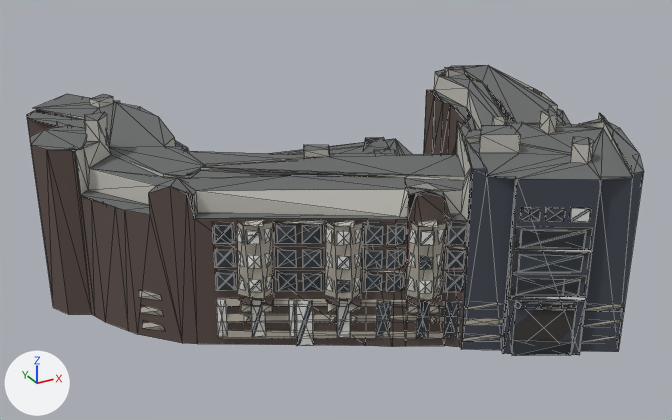
Renders of the glTF model public/canal-drive/models/oba-staatsliedenbuurt.lod1.glb from each side of a commit.
Rendered twice from a 50 mm camera at (-44.5, -113.6, 60.6) aimed at (12.7, -9.6, 8.6). The axes (+X, +Y, +Z) are drawn at lower left. The lights are the same throughout. The picture after the commit comes second. Mesh edges are drawn as thin lines. Where no turn or scale is listed for an object, it has been applied to the vertices. Vertices at exactly the same position are counted once.

Objects in the first picture: 'oba-staatsliedenbuurt'.
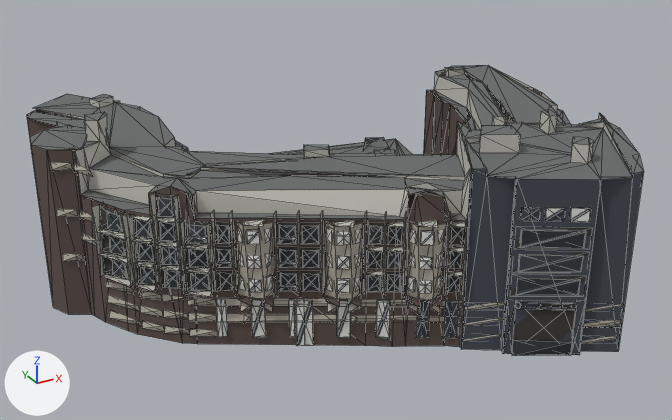
What differs and where, as boxes (x1, y1, x2, y2) in the pictures (672 x 420 px):
part 1 of me_oba_staatsliedenbuurt, rebuilt (32% narrower)
    before: (386, 251, 404, 268)
    after: (388, 251, 400, 268)
part 2 of me_oba_staatsliedenbuurt, rebuilt (32% narrower)
    before: (365, 225, 383, 244)
    after: (369, 226, 381, 244)
part 3 of me_oba_staatsliedenbuurt, rebuilt
    before: (371, 270, 406, 273)
    after: (366, 270, 383, 276)
part 4 of me_oba_staatsliedenbuurt, rebuilt (39% narrower)
    before: (216, 250, 233, 267)
    after: (219, 250, 229, 267)
part 5 of me_oba_staatsliedenbuurt, rebuilt
    before: (445, 246, 467, 249)
    after: (449, 247, 464, 252)
part 6 of me_oba_staatsliedenbuurt, rebuilt (35% narrower)
    before: (215, 226, 231, 243)
    after: (218, 226, 228, 243)
part 7 of me_oba_staatsliedenbuurt, rebuilt (24% narrower)
    before: (365, 274, 381, 291)
    after: (368, 275, 380, 291)
part 8 of me_oba_staatsliedenbuurt, rebuilt (22% narrower)
    before: (386, 275, 403, 292)
    after: (387, 275, 400, 292)
part 9 of me_oba_staatsliedenbuurt, deleted
    before: (330, 224, 620, 343)
part 10 of me_oba_staatsliedenbuurt, built on
    before: (139, 221, 624, 343)
    after: (37, 162, 624, 343)

The change, as a diff of the scene's bpy script:
```diff
--- a/public/canal-drive/models/oba-staatsliedenbuurt.lod1.glb.py
+++ b/public/canal-drive/models/oba-staatsliedenbuurt.lod1.glb.py
@@ me_oba_staatsliedenbuurt @@
 # used by ob_oba_staatsliedenbuurt; location = (15.3, -9.0, 12.6)
-me_oba_staatsliedenbuurt.from_pydata(...)  # 2179 vertices, 2573 faces; spans x -40.8..40.8, y -37.0..37.0, z -12.6..12.6
+me_oba_staatsliedenbuurt.from_pydata(...)  # 2638 vertices, 3092 faces; spans x -40.8..40.8, y -37.0..37.0, z -12.6..12.6
+# me_oba_staatsliedenbuurt part 1: the loose piece of 4 vertices spanning x -7.9..-6.0, y -23.6..-22.3, z -1.9..0.4 is rebuilt with 4 vertices and now spans x -7.8..-6.4, y -23.4..-22.5, z -1.8..0.3, in mat_glass (dark grey #3a4046)
+# me_oba_staatsliedenbuurt part 2: the loose piece of 4 vertices spanning x -10.1..-8.3, y -22.3..-21.2, z 1.2..3.5 is rebuilt with 4 vertices and now spans x -9.7..-8.4, y -22.3..-21.3, z 1.3..3.4, in mat_glass (dark grey #3a4046)
+# me_oba_staatsliedenbuurt part 3: the loose piece of 4 vertices spanning x -10.3..-5.8, y -23.7..-20.9, z -2.4..-2.2 is rebuilt with 4 vertices and now spans x -10.4..-8.1, y -23.1..-21.1, z -2.4..-2.2
+# me_oba_staatsliedenbuurt part 4: the loose piece of 4 vertices spanning x -25.2..-23.4, y -13.8..-12.7, z -1.8..0.3 is rebuilt with 4 vertices and now spans x -24.9..-23.6, y -13.6..-12.7, z -1.8..0.3
+# me_oba_staatsliedenbuurt part 5: the loose piece of 4 vertices spanning x -2.1..0.3, y -27.2..-25.6, z 0.7..0.9 is rebuilt with 4 vertices and now spans x -2.1..-0.1, y -27.7..-25.8, z 0.7..0.9
+# me_oba_staatsliedenbuurt part 6: the loose piece of 4 vertices spanning x -25.2..-23.3, y -13.8..-12.5, z 1.3..3.4 is rebuilt with 4 vertices and now spans x -24.9..-23.6, y -13.6..-12.6, z 1.3..3.4
+# me_oba_staatsliedenbuurt part 7: the loose piece of 4 vertices spanning x -10.1..-8.3, y -22.4..-21.2, z -4.9..-2.8 is rebuilt with 4 vertices and now spans x -9.7..-8.4, y -22.3..-21.4, z -4.9..-2.8
+# me_oba_staatsliedenbuurt part 8: the loose piece of 4 vertices spanning x -7.9..-6.1, y -23.6..-22.4, z -4.9..-2.8 is rebuilt with 4 vertices and now spans x -7.8..-6.4, y -23.4..-22.4, z -4.9..-2.8
+# me_oba_staatsliedenbuurt part 9: 22 loose pieces with 86 vertices, spanning x -13.8..40.5, y -37.0..16.5, z -11.4..4.4, are deleted
+# me_oba_staatsliedenbuurt part 10: 156 vertices removed from x -32.6..40.4, y -36.9..15.9, z -11.4..4.0; 701 vertices added at x -40.3..40.7, y -36.9..18.6, z -12.4..8.4
 me_oba_staatsliedenbuurt.materials.append(mat_blue)
```
